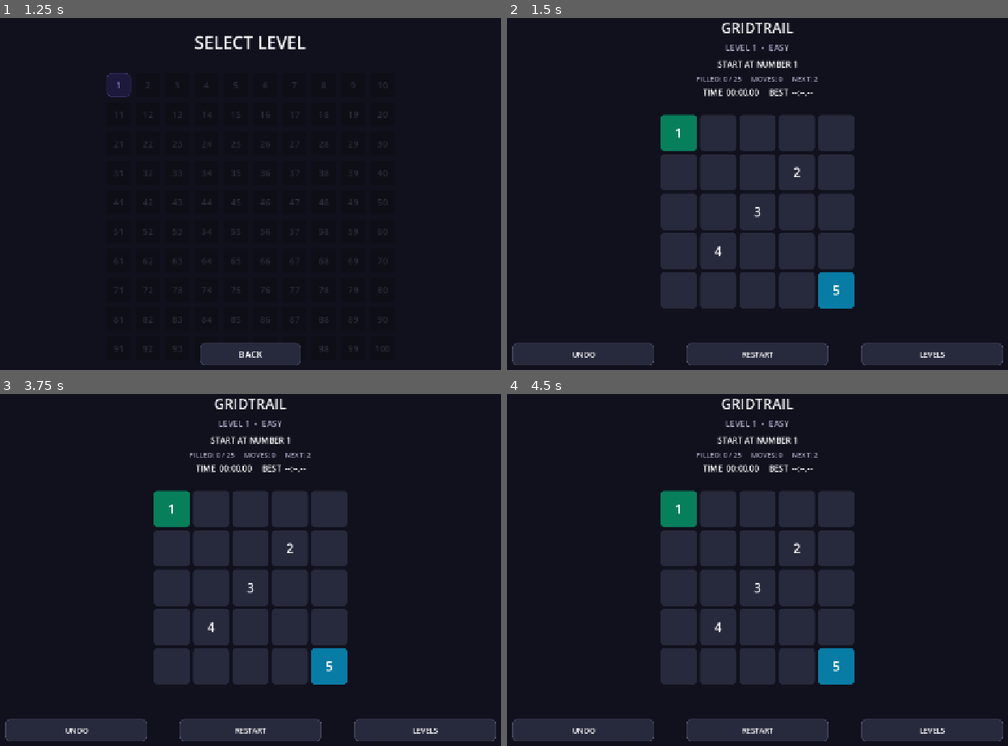
Above: before the commit, frames 1-4 (two rows, left to right).
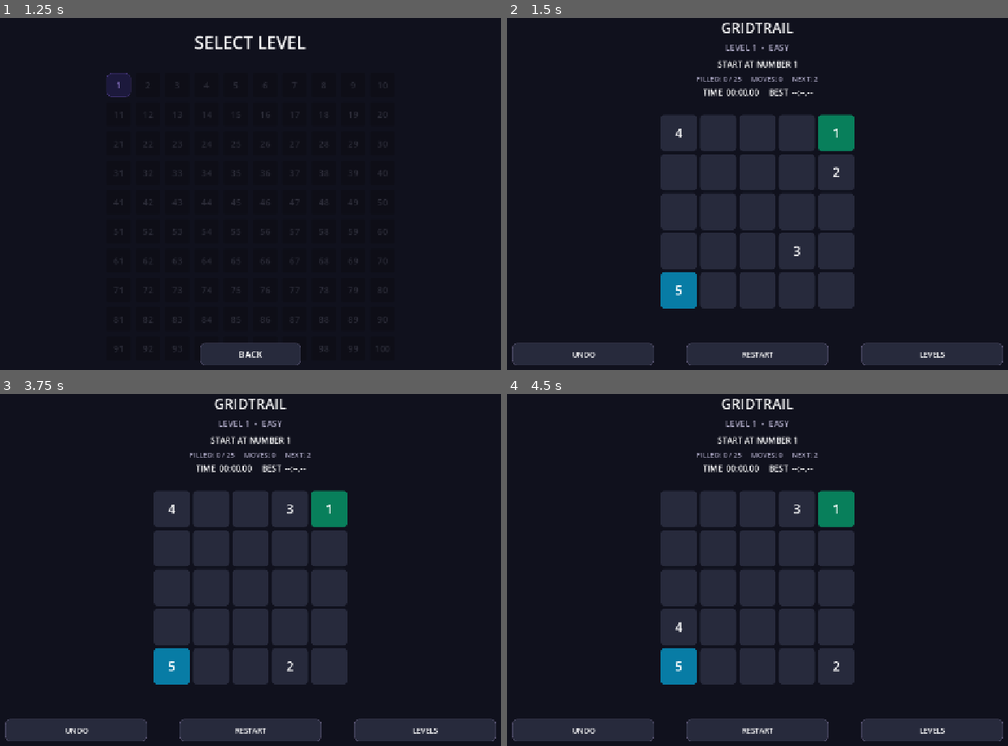
Above: after the commit, the same moments.

Repository: nyxaraindia/YORQO
Game: Godot game, scene res://scenes/main.tscn
Same seed, same stepped clock (60 frames per second), same inputs: the game is played once before the commit and once after it.
Inputs:
- Up to frame 1 (1.25 s): click "LEVEL SELECT" at 0.5 s
- Up to frame 2 (1.5 s): click "1" at 1.25 s
- Up to frame 3 (3.75 s): click "LEVELS" at 2 s; click "BACK" at 2.75 s; click "PLAY" at 3.5 s
- Up to frame 4 (4.5 s): click "RESTART" at 4.25 s

Frame 1 is identical in both runs. In frame 2, 3.1% of the frame differs, in the area x 30-70%, y 27-83%; in frame 3, 3.1%; in frame 4, 3.1%.

Commit message:
Day 2 under progress

Diff:
--- a/games/GridTrail/scripts/main.gd
+++ b/games/GridTrail/scripts/main.gd
@@ -69,7 +69,7 @@
 
 
 # =========================================================
-# STOPWATCH UPDATE
+# STOPWATCH
 # =========================================================
 
 func _process(delta):
@@ -255,33 +255,20 @@
 	)
 
 	var normal = StyleBoxFlat.new()
-
 	normal.bg_color = Color("#272a3c")
 	normal.set_corner_radius_all(10)
 	normal.set_border_width_all(1)
 	normal.border_color = Color("#55516e")
 
 	var hover = StyleBoxFlat.new()
-
 	hover.bg_color = Color("#40345e")
 	hover.set_corner_radius_all(10)
 	hover.set_border_width_all(1)
 	hover.border_color = Color("#9972e8")
 
-	button.add_theme_stylebox_override(
-		"normal",
-		normal
-	)
-
-	button.add_theme_stylebox_override(
-		"hover",
-		hover
-	)
-
-	button.add_theme_stylebox_override(
-		"pressed",
-		hover
-	)
+	button.add_theme_stylebox_override("normal", normal)
+	button.add_theme_stylebox_override("hover", hover)
+	button.add_theme_stylebox_override("pressed", hover)
 
 	add_child(button)
 
@@ -332,9 +319,7 @@
 		20
 	)
 
-	levels_button.pressed.connect(
-		show_level_select
-	)
+	levels_button.pressed.connect(show_level_select)
 
 	create_label(
 		"UNLOCKED: %d / %d" % [
@@ -417,9 +402,7 @@
 		18
 	)
 
-	back_button.pressed.connect(
-		show_main_menu
-	)
+	back_button.pressed.connect(show_main_menu)
 
 
 # =========================================================
@@ -427,7 +410,10 @@
 # =========================================================
 
 func configure_level(level: int):
-	var stage = int((level - 1) / LEVELS_PER_STAGE)
+
+	var stage = int(
+		(level - 1) / LEVELS_PER_STAGE
+	)
 
 	var local_level = (level - 1) % LEVELS_PER_STAGE
 
@@ -445,13 +431,14 @@
 		)
 	)
 
-	# UPDATED TILE SIZE FORMULA
+	# UPDATED TILE SIZE
 	tile_size = 72 - (stage * 7)
 
 	tile_gap = 6
 
 
 func get_difficulty_name() -> String:
+
 	var stage = int(
 		(current_level - 1) / LEVELS_PER_STAGE
 	)
@@ -472,33 +459,99 @@
 
 
 # =========================================================
-# GENERATE LEVEL
+# GENERATE DIFFERENT ROUTE PATTERNS
 # =========================================================
 
 func generate_level():
+
 	route.clear()
 	playable_path.clear()
 
 	number_positions.clear()
 	obstacle_cells.clear()
 
-	# Create snake route.
-
-	for row in range(grid_size):
-
-		if row % 2 == 0:
-
-			for column in range(grid_size):
-				route.append(
-					row * grid_size + column
-				)
-
-		else:
-
-			for column in range(grid_size - 1, -1, -1):
-				route.append(
-					row * grid_size + column
-				)
+	var rng = RandomNumberGenerator.new()
+
+	# Each level gets its own deterministic seed.
+	rng.seed = current_level * 7919 + 12345
+
+	# Choose different route directions.
+	# 0 = Horizontal snake
+	# 1 = Vertical snake
+
+	var route_type = rng.randi_range(0, 1)
+
+	# Randomly mirror and reverse the route.
+	var flip_horizontal = rng.randi_range(0, 1) == 1
+	var flip_vertical = rng.randi_range(0, 1) == 1
+	var reverse_route = rng.randi_range(0, 1) == 1
+
+	var base_route = []
+
+	# Build horizontal snake.
+
+	if route_type == 0:
+
+		for row in range(grid_size):
+
+			if row % 2 == 0:
+
+				for column in range(grid_size):
+					base_route.append(
+						Vector2i(column, row)
+					)
+
+			else:
+
+				for column in range(grid_size - 1, -1, -1):
+					base_route.append(
+						Vector2i(column, row)
+					)
+
+	# Build vertical snake.
+
+	else:
+
+		for column in range(grid_size):
+
+			if column % 2 == 0:
+
+				for row in range(grid_size):
+					base_route.append(
+						Vector2i(column, row)
+					)
+
+			else:
+
+				for row in range(grid_size - 1, -1, -1):
+					base_route.append(
+						Vector2i(column, row)
+					)
+
+	# Transform the route.
+	# These transformations keep every move adjacent.
+
+	for coordinate in base_route:
+
+		var x = coordinate.x
+		var y = coordinate.y
+
+		if flip_horizontal:
+			x = grid_size - 1 - x
+
+		if flip_vertical:
+			y = grid_size - 1 - y
+
+		route.append(
+			y * grid_size + x
+		)
+
+	# Reverse the complete route when selected.
+
+	if reverse_route:
+		route.reverse()
+
+	# Select playable cells.
 
 	var total_cells = grid_size * grid_size
 
@@ -506,36 +559,52 @@
 		total_cells - obstacle_count
 	)
 
-	# Playable cells.
-
 	for i in range(playable_count):
 		playable_path.append(route[i])
 
-	# Obstacles.
+	# Remaining cells are blocked obstacles.
 
 	for i in range(playable_count, total_cells):
 		obstacle_cells[route[i]] = true
 
-	# Place checkpoints.
-
-	for number in range(
-		1,
-		checkpoint_count + 1
-	):
-
-		var checkpoint_index = int(
-			round(
-				float(number - 1) *
-				float(playable_count - 1) /
-				float(checkpoint_count - 1)
-			)
-		)
-
-		var cell_index = playable_path[
-			checkpoint_index
-		]
-
-		number_positions[cell_index] = number
+	# =====================================================
+	# RANDOM CHECKPOINT POSITIONS
+	# =====================================================
+
+	# First and last cells are always checkpoints.
+	# Other checkpoints are placed at different positions.
+
+	var checkpoint_indices = []
+
+	checkpoint_indices.append(0)
+
+	var available_indices = []
+
+	for i in range(1, playable_count - 1):
+		available_indices.append(i)
+
+	available_indices.shuffle()
+
+	for i in range(checkpoint_count - 2):
+		checkpoint_indices.append(
+			available_indices[i]
+		)
+
+	checkpoint_indices.append(
+		playable_count - 1
+	)
+
+	checkpoint_indices.sort()
+
+	# Assign numbers according to route order.
+
+	for i in range(checkpoint_indices.size()):
+
+		var route_index = checkpoint_indices[i]
+
+		var cell_index = playable_path[route_index]
+
+		number_positions[cell_index] = i + 1
 
 
 # =========================================================
@@ -579,6 +648,7 @@
 # =========================================================
 
 func show_game_screen():
+
 	clear_screen()
 	create_background()
 
@@ -639,9 +709,7 @@
 		15
 	)
 
-	undo_button.pressed.connect(
-		undo_move
-	)
+	undo_button.pressed.connect(undo_move)
 
 	var restart_button = create_button(
 		"RESTART",
@@ -650,9 +718,7 @@
 		15
 	)
 
-	restart_button.pressed.connect(
-		restart_game
-	)
+	restart_button.pressed.connect(restart_game)
 
 	var levels_button = create_button(
 		"LEVELS",
@@ -661,9 +727,7 @@
 		15
 	)
 
-	levels_button.pressed.connect(
-		show_level_select
-	)
+	levels_button.pressed.connect(show_level_select)
 
 	update_progress()
 
@@ -722,10 +786,7 @@
 
 		tile.add_theme_font_size_override(
 			"font_size",
-			maxi(
-				14,
-				int(tile_size * 0.35)
-			)
+			maxi(14, int(tile_size * 0.35))
 		)
 
 		tile.add_theme_color_override(
@@ -753,7 +814,6 @@
 				tile.text = ""
 
 		board.add_child(tile)
-
 		tiles.append(tile)
 
 		update_tile(index)
@@ -762,7 +822,7 @@
 
 
 # =========================================================
-# GET CHECKPOINT NUMBER
+# GET CHECKPOINT
 # =========================================================
 
 func get_number(index: int) -> int:
@@ -854,7 +914,7 @@
 
 
 # =========================================================
-# ADD CELL TO PATH
+# ADD CELL
 # =========================================================
 
 func try_add_cell(index: int):
@@ -865,17 +925,13 @@
 	if index < 0 or index >= tiles.size():
 		return
 
-	# Obstacles cannot be selected.
-
 	if obstacle_cells.has(index):
 		return
 
-	# Do not revisit cells.
-
 	if path.has(index):
 		return
 
-	# First cell must be number 1.
+	# Start at number 1.
 
 	if path.is_empty():
 
@@ -897,12 +953,8 @@
 		path.size() - 1
 	]
 
-	# Only four-direction movement.
-
 	if not is_adjacent(previous_cell, index):
 		return
-
-	# Checkpoint order.
 
 	var checkpoint = get_number(index)
 
@@ -976,8 +1028,6 @@
 
 	var checkpoint = get_number(index)
 
-	# Always display checkpoint numbers.
-
 	if checkpoint > 0:
 		tile.text = str(checkpoint)
 	else:
@@ -1004,16 +1054,12 @@
 
 	tile.add_theme_stylebox_override(
 		"hover",
-		make_tile_style(
-			color.lightened(0.15)
-		)
+		make_tile_style(color.lightened(0.15))
 	)
 
 	tile.add_theme_stylebox_override(
 		"pressed",
-		make_tile_style(
-			color.darkened(0.15)
-		)
+		make_tile_style(color.darkened(0.15))
 	)
 
 
@@ -1024,7 +1070,7 @@
 
 
 # =========================================================
-# PLAYER PROGRESS
+# PROGRESS
 # =========================================================
 
 func update_progress():
@@ -1049,7 +1095,7 @@
 
 
 # =========================================================
-# STAR RATING
+# STARS
 # =========================================================
 
 func calculate_stars() -> int:
@@ -1072,17 +1118,13 @@
 
 
 # =========================================================
-# CHECK COMPLETION
+# COMPLETION
 # =========================================================
 
 func check_completion():
 
-	# Every playable square must be filled.
-
 	if path.size() != playable_path.size():
 		return
-
-	# All checkpoints must be completed.
 
 	if next_number <= checkpoint_count:
 		return
@@ -1095,8 +1137,6 @@
 
 	new_record = false
 
-	# Save personal best.
-
 	if best_time < 0 or elapsed_time < best_time:
 
 		best_time = elapsed_time
@@ -1107,8 +1147,6 @@
 			best_time
 		)
 
-	# Unlock the next level.
-
 	if current_level < TOTAL_LEVELS:
 
 		if current_level >= unlocked_level:
@@ -1116,16 +1154,15 @@
 
 		save_progress()
 
-	var message = "LEVEL COMPLETED!"
-
-	update_status(message)
+	update_status("LEVEL COMPLETED!")
+
 	update_timer_display()
 
 	show_completion_buttons()
 
 
 # =========================================================
-# COMPLETION BUTTONS
+# COMPLETION SCREEN
 # =========================================================
 
 func show_completion_buttons():
@@ -1182,9 +1219,7 @@
 		16
 	)
 
-	levels_button.pressed.connect(
-		show_level_select
-	)
+	levels_button.pressed.connect(show_level_select)
 
 
 # =========================================================
@@ -1194,11 +1229,8 @@
 func go_to_next_level():
 
 	if current_level < TOTAL_LEVELS:
-
 		start_level(current_level + 1)
-
 	else:
-
 		show_final_victory()
 
 
@@ -1235,9 +1267,7 @@
 		20
 	)
 
-	menu_button.pressed.connect(
-		show_main_menu
-	)
+	menu_button.pressed.connect(show_main_menu)
 
 
 # =========================================================
